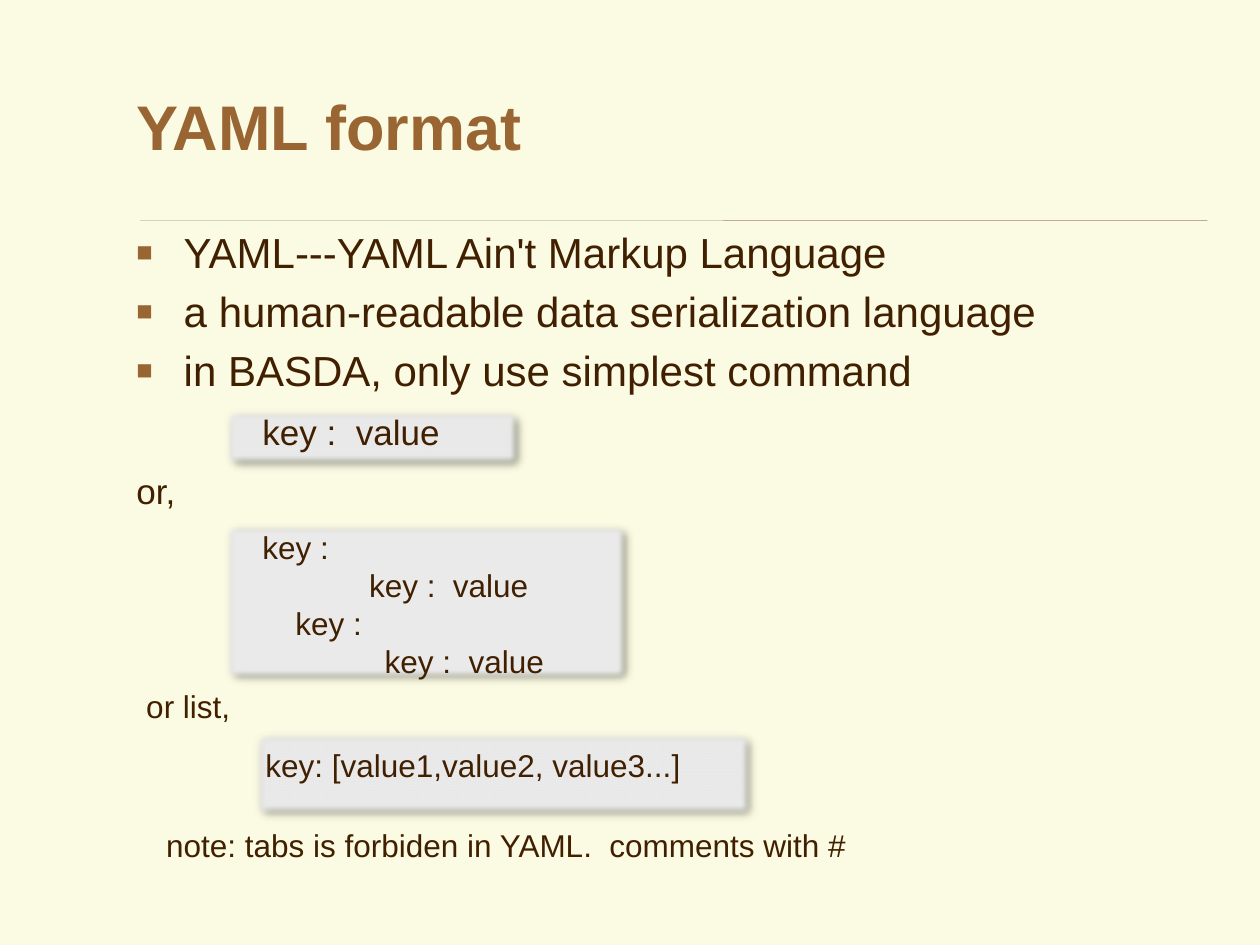
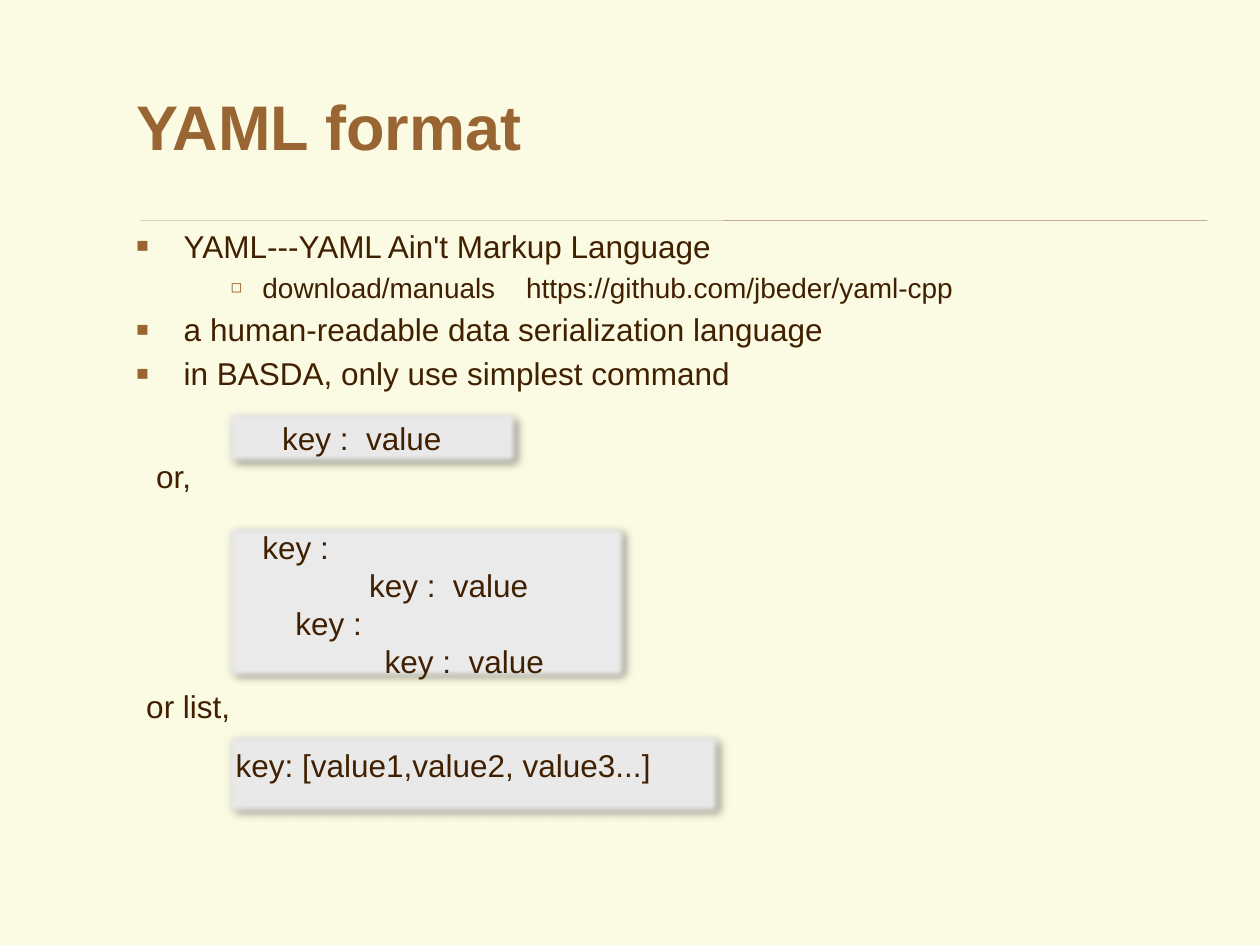
Before and after one commit to YancyW/BASDA, a slide deck: slide 10 of doc/BASDA_Introduction.pptx (slide 40 before the commit). Drawn at 1260x945 pixels with LibreOffice and Linux fonts; fonts in the diff are those of the drawing; background and template pictures are left out. Boxes give left, top, right and bottom in pixels: in the first picture for what was removed or moved away, otherwise in the second. Text is boxed around its words. In the diff, an @@ line names an element or a change of style, - is before the commit and + after.

```diff
--- a/doc/BASDA_Introduction.pptx
+++ b/doc/BASDA_Introduction.pptx
@@ text at [184,235,823,391]: size 24 to 18 pt in "YAML---YAML Ain't Markup Language", "a human-readable data serialization language", "in BASDA, only use simplest command"; less space between paragraphs @@
@@ text at [262,277,953,303]: paragraph added @@
+      ◻ download/manuals https://github.com/jbeder/yaml-cpp
@@ text at [136,419,440,509]: paragraphs removed @@
-key : value
-or,
@@ text added at [156,427,441,492], 18 pt, text #402000 @@
+key : value
+or,
@@ text "key: [value1,value2, value3...]": place and size @@
-text "key: [value1,value2, value3...]" at [265,754,680,783]
+text "key: [value1,value2, value3...]" at [236,754,651,783]
@@ rectangle: place and size @@
-rectangle at [253,731,753,816]
+rectangle at [223,731,723,816]
@@ text removed at [166,834,819,858] @@
-note: tabs is forbiden in YAML. comments with #
```
Also in this commit, not shown: 6 other slides changed, 9 slides added, 1 slide removed, 28 other files.
